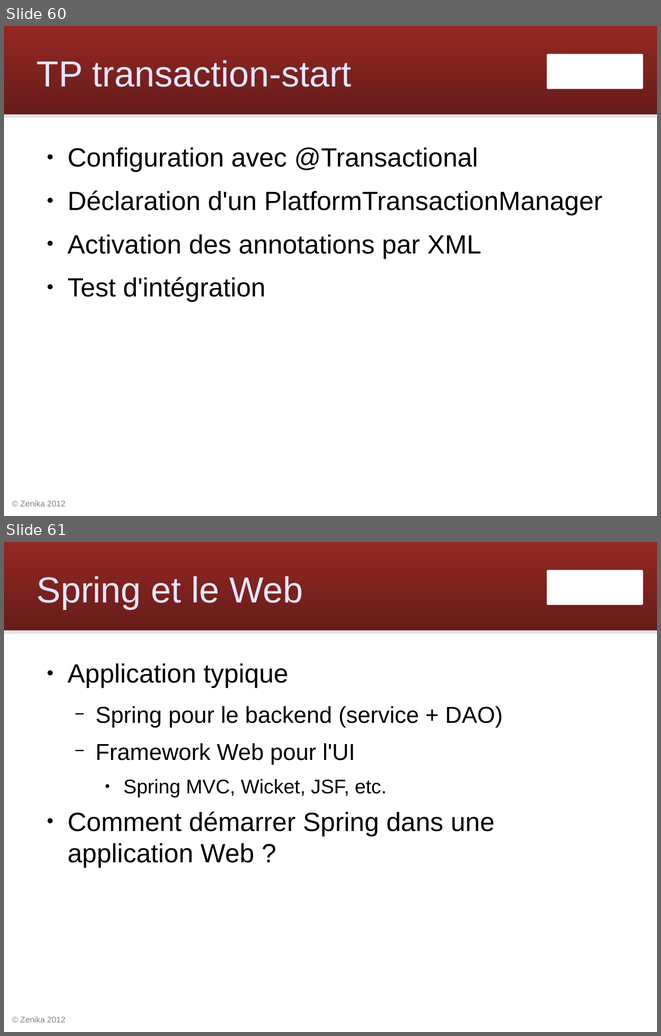
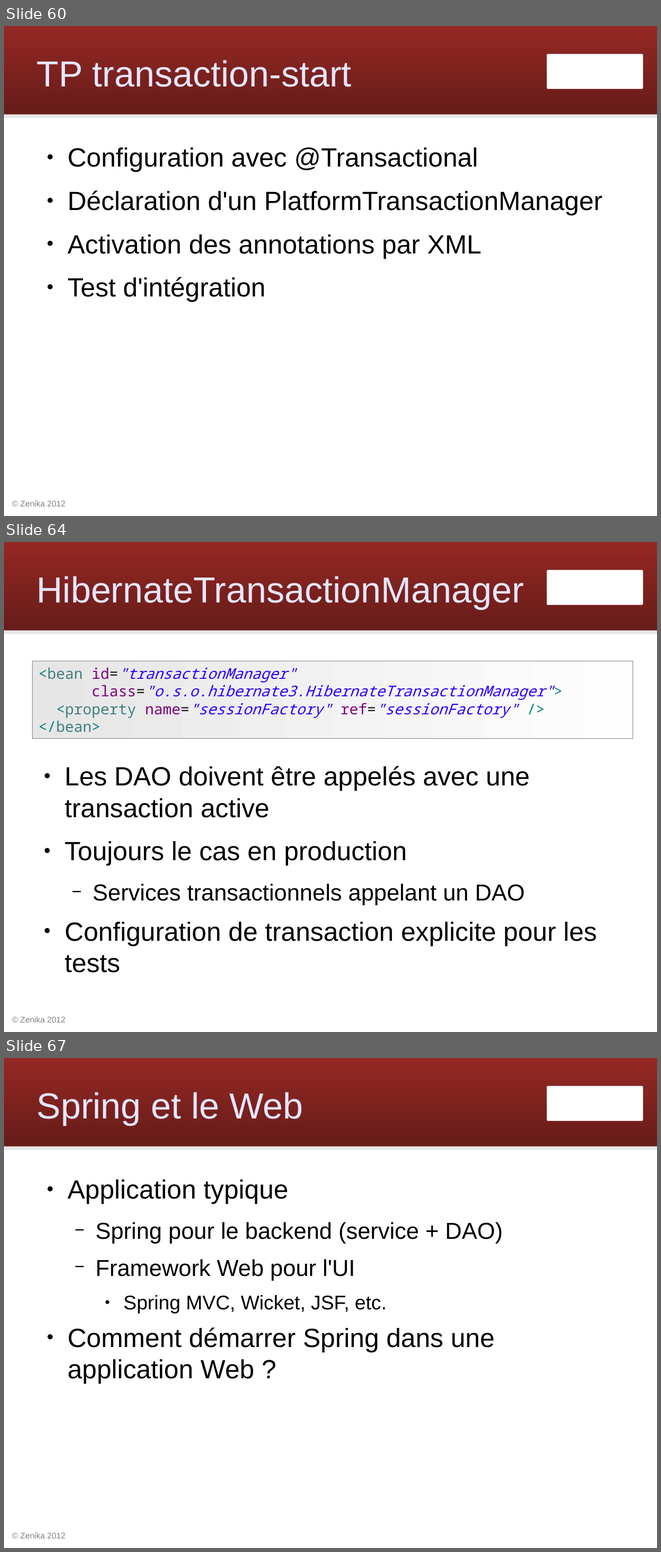
Before and after one commit to Zenika/workshop-spring-core, a slide deck: spring-workshop.odp. Shown one above the other, each under a label of ours: slides 60 and 61 before the commit, slides 60, 64 and 67 after it; the slides between them are not shown. The pictures are 661x1036 and 661x1552 pixels, drawn with LibreOffice and Linux fonts; fonts in the diff are those of the drawing; background and template pictures are left out. Boxes give left, top, right and bottom in pixels: in the first picture for what was removed or moved away, otherwise in the second. Text is boxed around its words. In the diff, an @@ line names an element or a change of style, - is before the commit and + after.

Commit message:
slides Hibernate

```diff
--- a/spring-workshop.odp
+++ b/spring-workshop.odp
@@ slide 64 added at (4,542,657,1032), background #FFFFFF; not listed: 4 template elements that a slide beside it also shows @@
@@ title added at (37,576,524,609), 44 pt, text #E6E6FF @@
+HibernateTransactionManager
@@ rectangle added at (33,661,633,739), fill gradient #E6E6E6 to #FEFEFE, outline #808080 0 pt, 18 pt, text #2A00FF, italic @@
+<bean id="transactionManager"
+class="o.s.o.hibernate3.HibernateTransactionManager">
+<property name="sessionFactory" ref="sessionFactory" />
+</bean>
@@ text added at (64,766,597,972), 32 pt, text #000000 @@
+● Les DAO doivent être appelés avec une transaction active
+● Toujours le cas en production
+  − Services transactionnels appelant un DAO
+● Configuration de transaction explicite pour les tests
@@ what was slide 61 is now slide 67 @@
```
Also in this commit, not shown: 5 other slides added, 4 other files.
